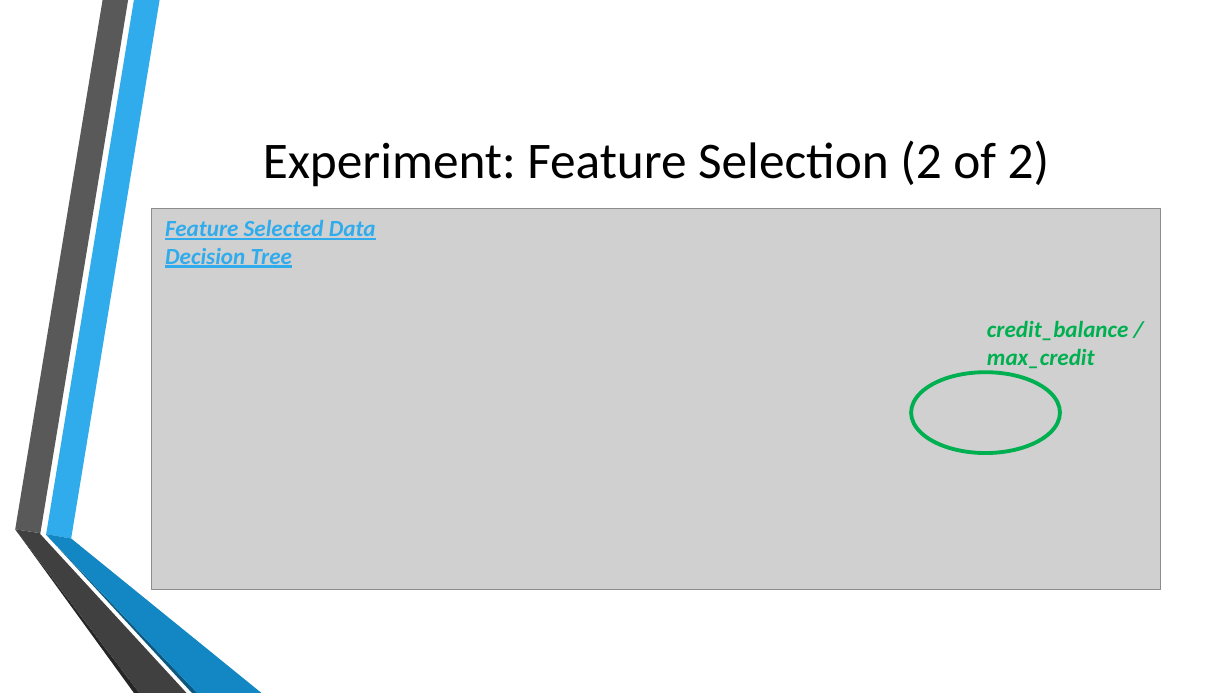
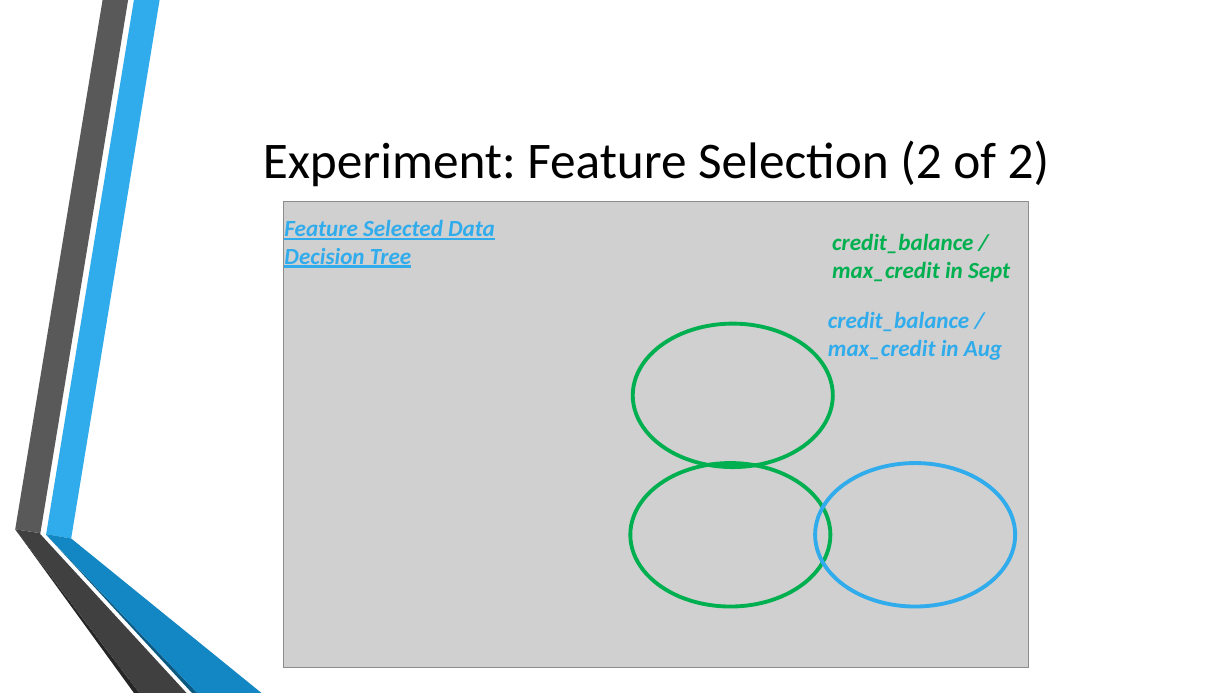
Before and after one commit to jb08/credit_card_default_ML, a slide deck: slide 9 of Predicting_Credit_Card_defaults.pptx. Drawn at 1232x693 pixels with LibreOffice and Linux fonts; fonts in the diff are those of the drawing; grey boxes stand for pictures; background and template pictures are left out. Boxes give left, top, right and bottom in pixels: in the first picture for what was removed or moved away, otherwise in the second. Text is boxed around its words. In the diff, an @@ line names an element or a change of style, - is before the commit and + after.

```diff
--- a/Predicting_Credit_Card_defaults.pptx
+++ b/Predicting_Credit_Card_defaults.pptx
@@ text "Feature Selected Data": place and size @@
-text "Feature Selected Data" at [165,220,376,268]
+text "Feature Selected Data" at [284,220,495,268]
@@ picture: place and size @@
-picture at [152,209,1161,590]
+picture at [284,201,1028,668]
@@ text at [832,233,1010,282]: text changed @@
-  credit_balance / max_credit
+  credit_balance / max_credit in Sept
@@ ellipse: place and size @@
-ellipse at [911,372,1060,454]
+ellipse at [633,323,834,467]
@@ text added at [828,312,1002,360], 18 pt, text #30ACEC, bold, italic @@
+  credit_balance / max_credit in Aug
@@ ellipse added at [630,463,831,606], outline #00B050 3 pt @@
@@ ellipse added at [815,463,1016,606], outline #30ACEC 3 pt @@
```
Also in this commit, not shown: 7 other slides changed, 9 other files.
